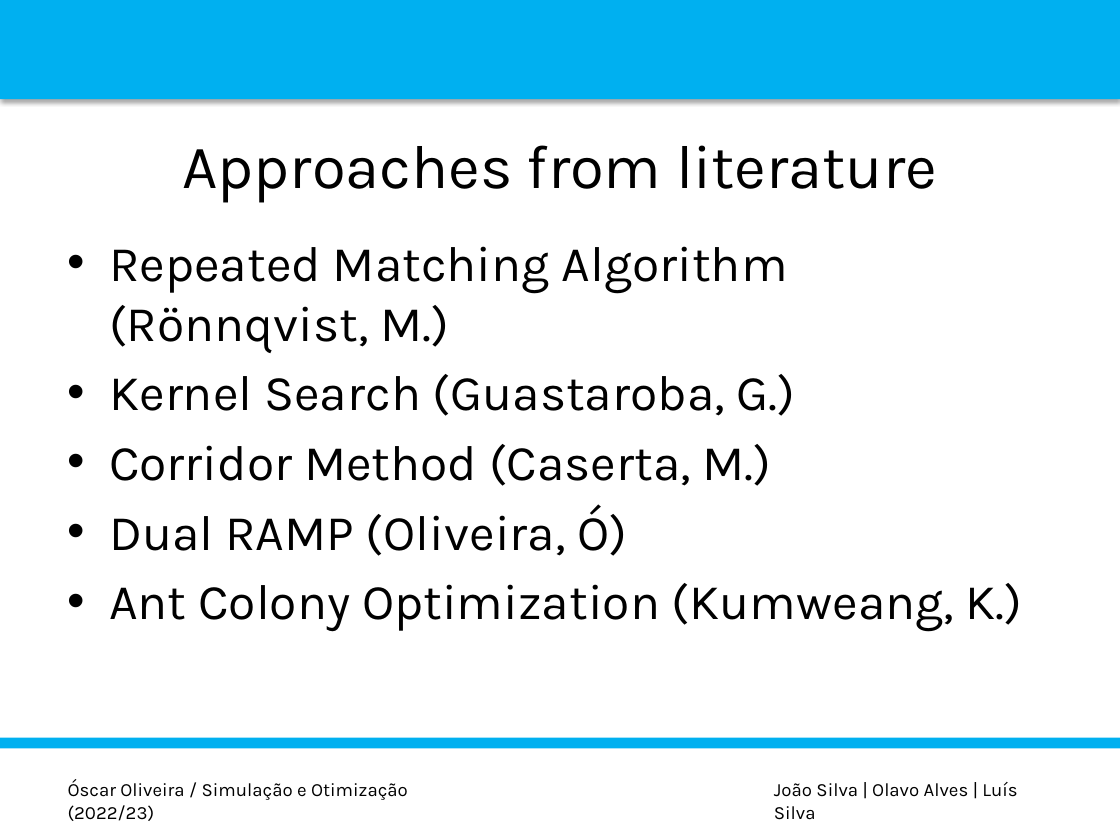
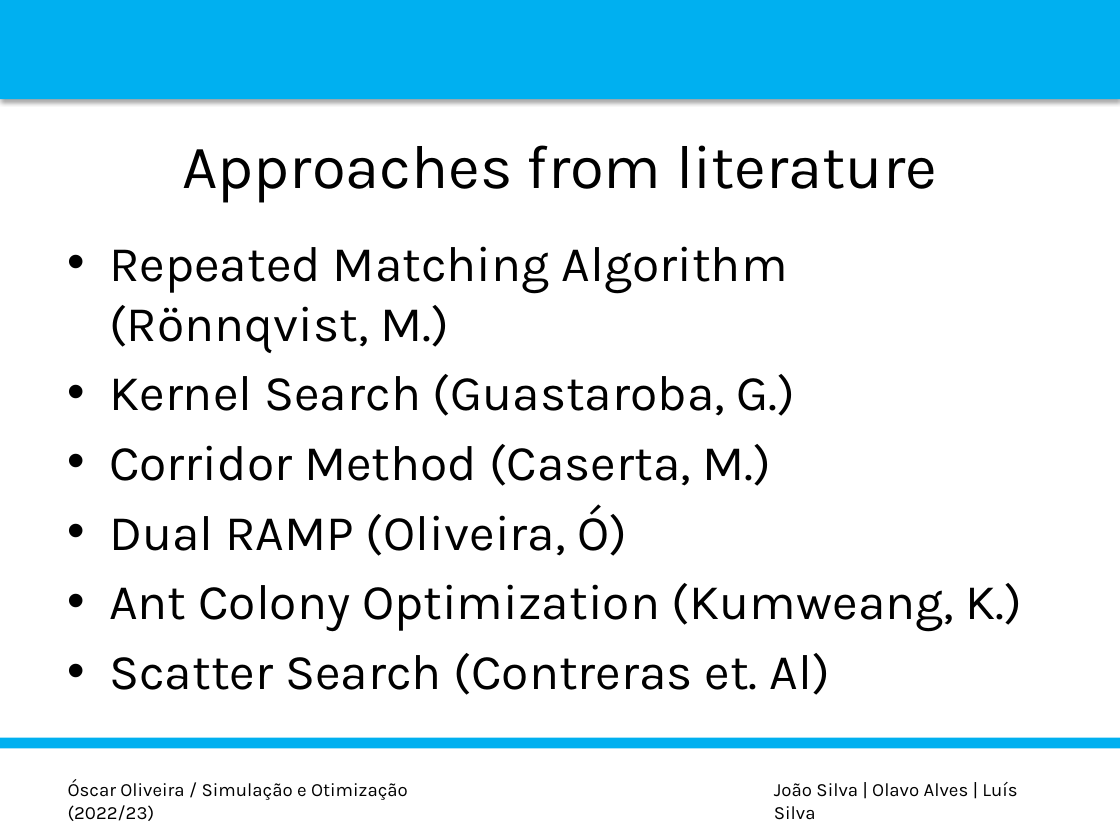
Before and after one commit to luispedro30/SO_trabalho, a slide deck: slide 4 of P_POINT_SO.pptx. Drawn at 1120x840 pixels with LibreOffice and Linux fonts; fonts in the diff are those of the drawing; background and template pictures are left out. Boxes give left, top, right and bottom in pixels: in the first picture for what was removed or moved away, otherwise in the second. Text is boxed around its words. In the diff, an @@ line names an element or a change of style, - is before the commit and + after.

```diff
--- a/P_POINT_SO.pptx
+++ b/P_POINT_SO.pptx
@@ text at <box>109,653,830,695</box>: paragraph added @@
+• Scatter Search (Contreras et. Al)
```
Also in this commit, not shown: 5 other slides changed, 7 slides added, 1 other file.
